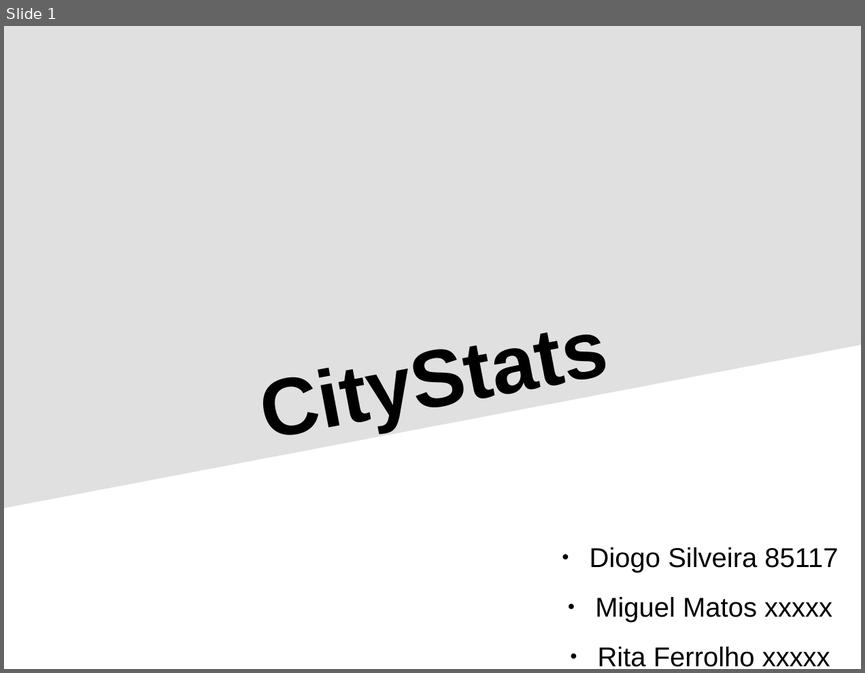
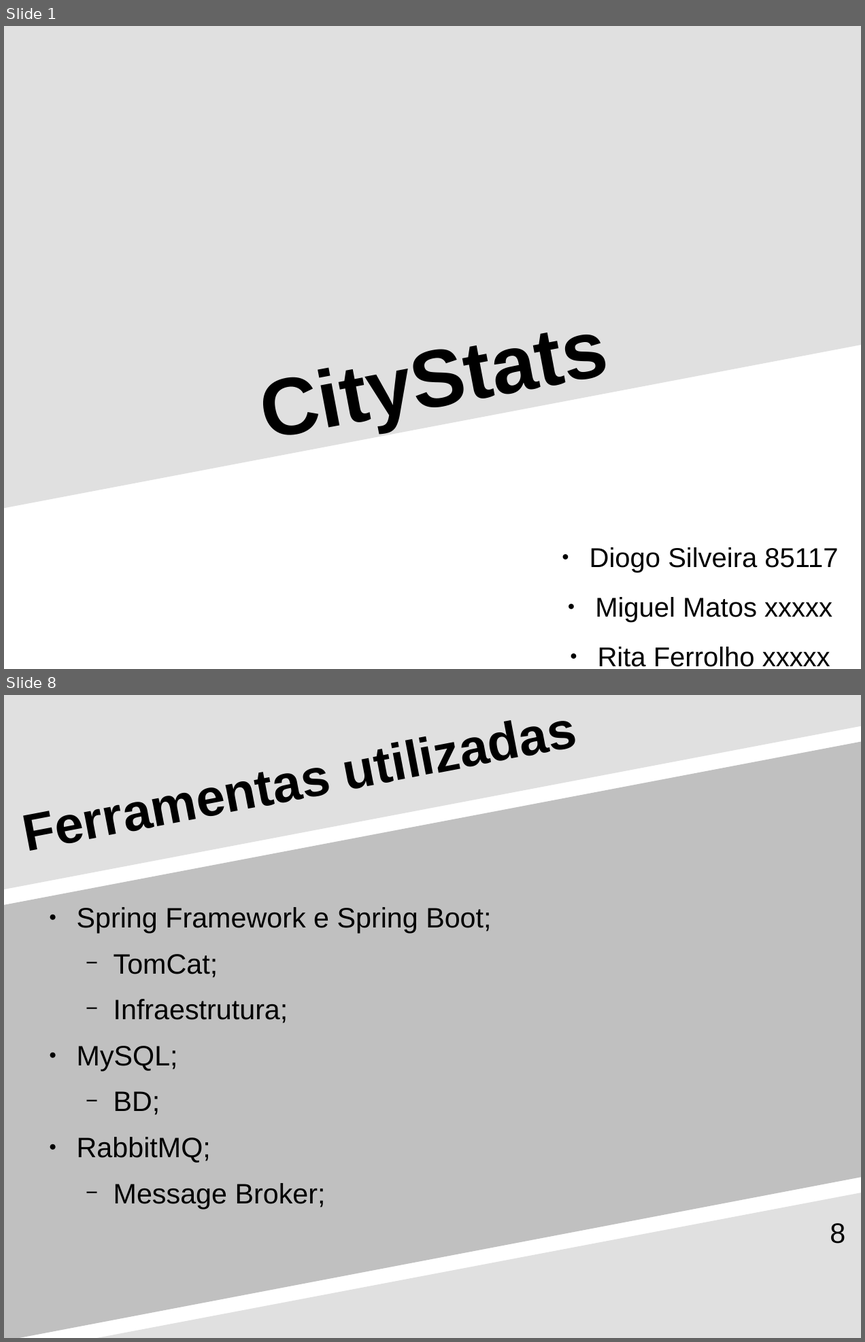
Before and after one commit to detiuaveiro/ies-project, a slide deck: Apresentação.odp. Shown one above the other, each under a label of ours: slide 1 before the commit, slides 1 and 8 after it; the slides between them are not shown. The pictures are 865x673 and 865x1342 pixels, drawn with LibreOffice and Linux fonts; fonts in the diff are those of the drawing. Boxes give left, top, right and bottom in pixels: in the first picture for what was removed or moved away, otherwise in the second. Text is boxed around its words. In the diff, an @@ line names an element or a change of style, - is before the commit and + after.

```diff
--- a/Apresentação.odp
+++ b/Apresentação.odp
@@ slide 8 added at bbox=[4, 695, 861, 1338], background #FFFFFF @@
@@ freeform shape added at bbox=[4, 695, 861, 889], fill #E0E0E0 @@
@@ title added at bbox=[12, 695, 790, 884], 48 pt, text #000000, bold @@
+Ferramentas utilizadas
@@ freeform shape added at bbox=[4, 742, 861, 1338], fill #C0C0C0 @@
@@ text added at bbox=[77, 907, 491, 1209], 26 pt, text #000000 @@
+● Spring Framework e Spring Boot;
+  − TomCat;
+  − Infraestrutura;
+● MySQL;
+  − BD;
+● RabbitMQ;
+  − Message Broker;
@@ freeform shape added at bbox=[97, 1193, 861, 1338], fill #E0E0E0 @@
@@ page number added at bbox=[830, 1223, 845, 1244], 26 pt, text #000000 @@
+8
```
Also in this commit, not shown: 5 slides changed, 3 other slides added, 4 slides removed, 14 other files.
